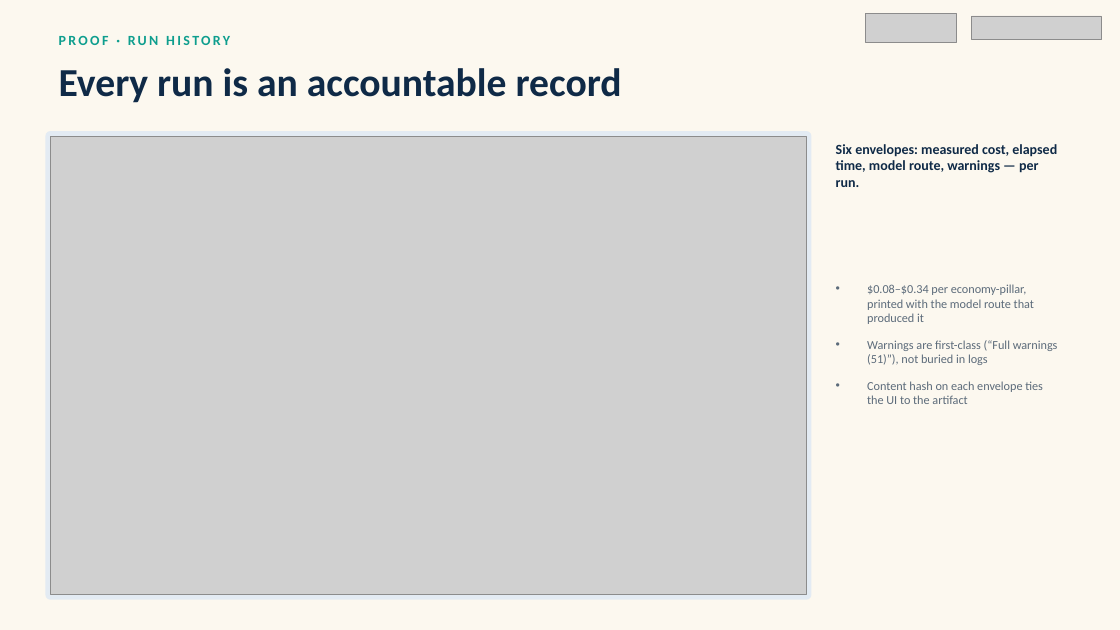
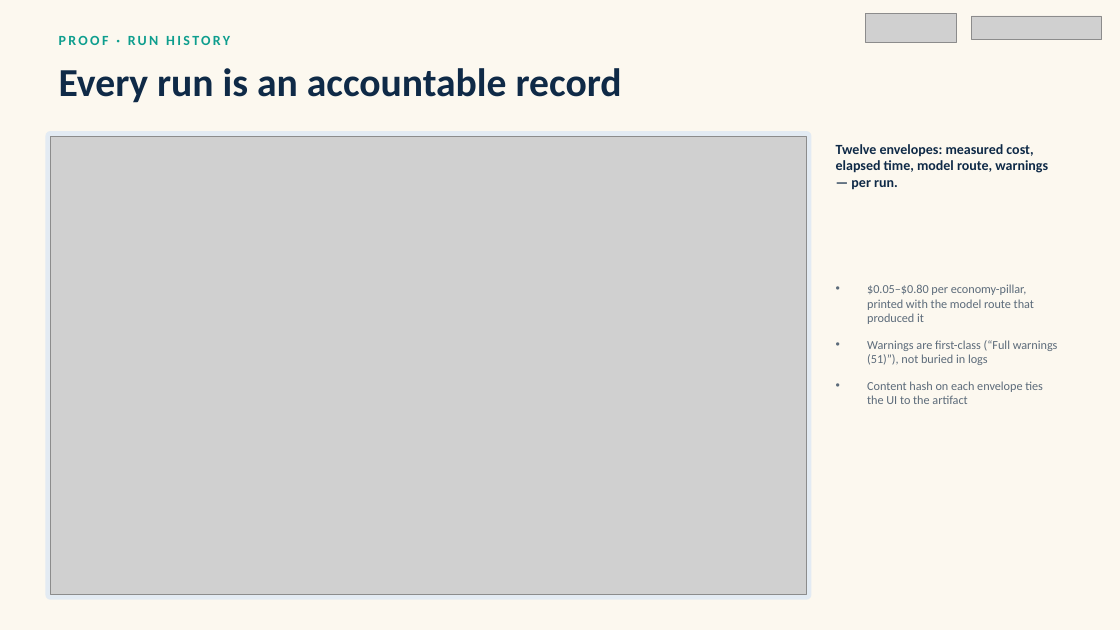
Before and after one commit to nafew0/ClauseChain, a slide deck: slide 21 of docs/ClauseChain Pitch Deck.pptx. Drawn at 1120x630 pixels with LibreOffice and Linux fonts; fonts in the diff are those of the drawing; grey boxes stand for pictures; background and template pictures are left out. Boxes give left, top, right and bottom in pixels: in the first picture for what was removed or moved away, otherwise in the second. Text is boxed around its words. In the diff, an @@ line names an element or a change of style, - is before the commit and + after.

Commit message:
Docs has been updated
Pitch deck and cost log updates on top of the dev_shuvo merge. Private strategy, participant and orientation files stay local (see .gitignore).

```diff
--- a/docs/ClauseChain Pitch Deck.pptx
+++ b/docs/ClauseChain Pitch Deck.pptx
@@ text at (x1=836, y1=144, x2=1048, y2=190): text changed @@
-Six envelopes: measured cost, elapsed time, model route, warnings — per run.
+Twelve envelopes: measured cost, elapsed time, model route, warnings — per run.
@@ text at (x1=867, y1=284, x2=1034, y2=324): text changed @@
-• $0.08–$0.34 per economy-pillar, printed with the model route that produced it
+• $0.05–$0.80 per economy-pillar, printed with the model route that produced it
```
Also in this commit, not shown: 11 other slides changed, 1 other file.
